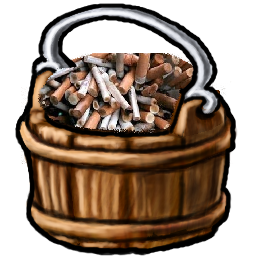
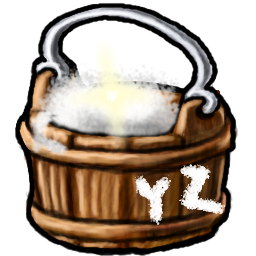
Two versions of the same layered image (w=256, h=256). Layer-by-layer changes:
hid group "petunia" (3 layers) over [15, 3, 238, 256]
showed group "Shine Stone" (5 layers) over [27, 36, 226, 227]
showed "Background" over [14, 2, 238, 256]
